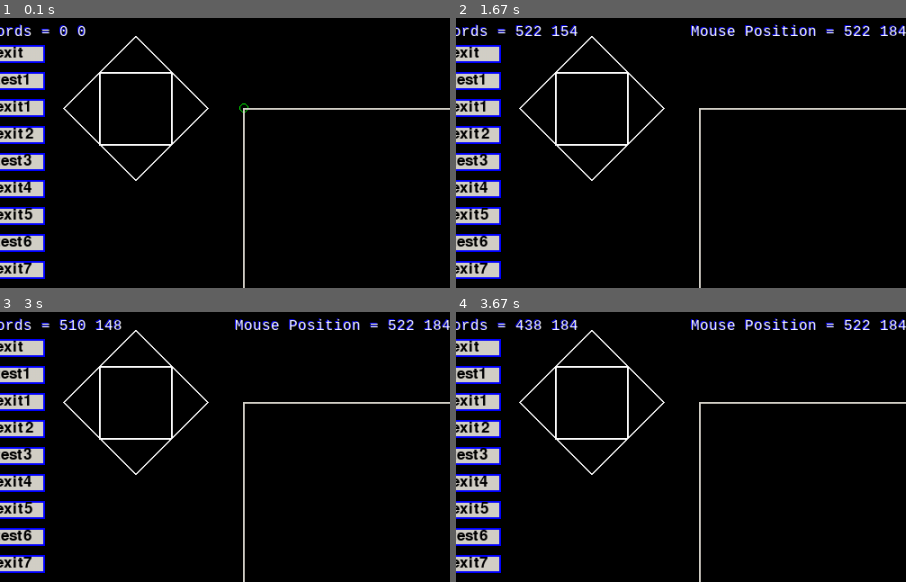
Above: before the commit, frames 1-4 (two rows, left to right).
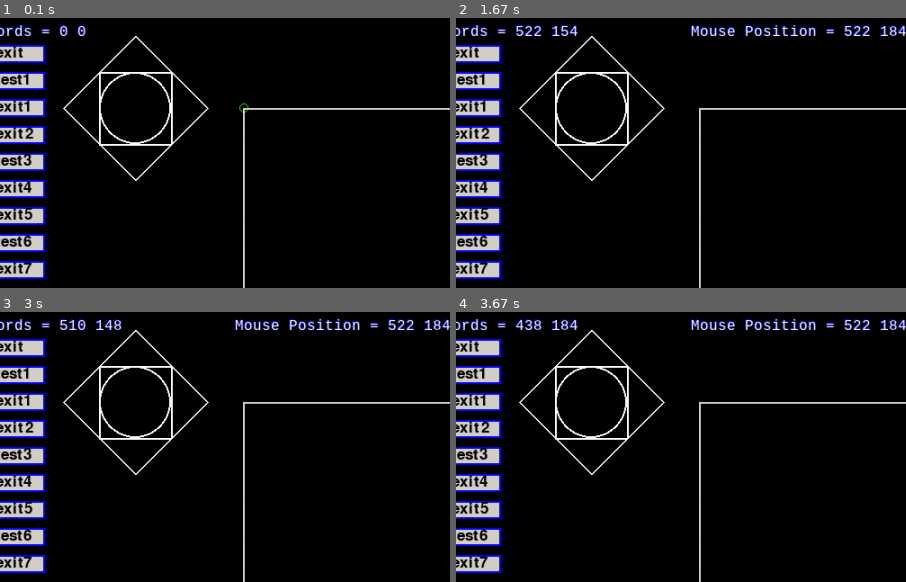
Above: after the commit, the same moments.

Repository: stivosaurus/rpi-snippets
Game: pygame game, started from reference_scripts/plotter_pygame_example.py
The game is run twice, just before and just after one commit, with the same random seed, the same clock (stepped at 60 frames per second) and the same inputs. The source is Python 2; it was converted automatically to run under Python 3.
Inputs (mouse positions are % of the whole screen's width and height, from its top left):
- Up to frame 1 (0.1 s): no input
- Up to frame 2 (1.67 s): hold Right 0.33-0.8 s; click (18, 17) at 0.88 s; click (82, 47) at 1.22 s; hold Up from 1.5 s (still down)
- Up to frame 3 (3 s): release Up at 1.8 s; hold Right 1.83-2.3 s; hold Left 2.33-2.87 s; hold Down from 2.9 s (still down)
- Up to frame 4 (3.67 s): release Down at 3.2 s; hold Left 3.23-3.63 s
The pictures show only the part of the screen within x 3-53%, y 0-50%; the shares and areas given below are measured in that part.

The runs differ from the first frame. In frame 1, 0.4% of the frame differs, in the area x 22-38%, y 20-47%; in frame 2, 0.4%; in frame 3, 0.4%; in frame 4, 0.4%.

Commit message:
adding a ok button to direction triangles

Diff:
--- a/reference_scripts/plotter_pygame_example.py
+++ b/reference_scripts/plotter_pygame_example.py
@@ -77,6 +77,16 @@
         if triangle.collidepoint(pygame.mouse.get_pos()) and event.type == pygame.MOUSEBUTTONDOWN:
             triangle = pygame.draw.polygon(screen, BLUE, coords, 2)
             x_speed = direction
+
+
+def ok_button():
+    okbutton = pygame.draw.ellipse(screen, WHITE, [140, 60, 80, 80], 2)
+    if okbutton.collidepoint(pygame.mouse.get_pos()):
+        okbutton = pygame.draw.ellipse(screen, RED, [140, 60, 80, 80], 2)
+        if okbutton.collidepoint(pygame.mouse.get_pos()) and event.type == pygame.MOUSEBUTTONDOWN:
+            okbutton = pygame.draw.ellipse(screen, BLUE, [140, 60, 80, 80], 2)
+
+
 
     #triangle3 = pygame.draw.polygon(screen, WHITE, [[220, 140], [140, 140],[220,60]], 2)
 # Setup
@@ -156,7 +166,6 @@
                 y_speed = 0
 
     # --- Game Logic
-
     # Move the object according to the speed vector.
     x_coord = x_coord + x_speed
     y_coord = y_coord + y_speed
@@ -203,6 +212,7 @@
     #draw_triangle([[260, 100], [220, 140],[220, 60]], -1)
     draw_triangle([[140, 60], [220,60],[180,20]], 1)
     draw_triangle([[220, 140], [140, 140],[180, 180]], -1)
+    ok_button()
     # Go ahead and update the screen with what we've drawn.
     pygame.display.flip()
 
